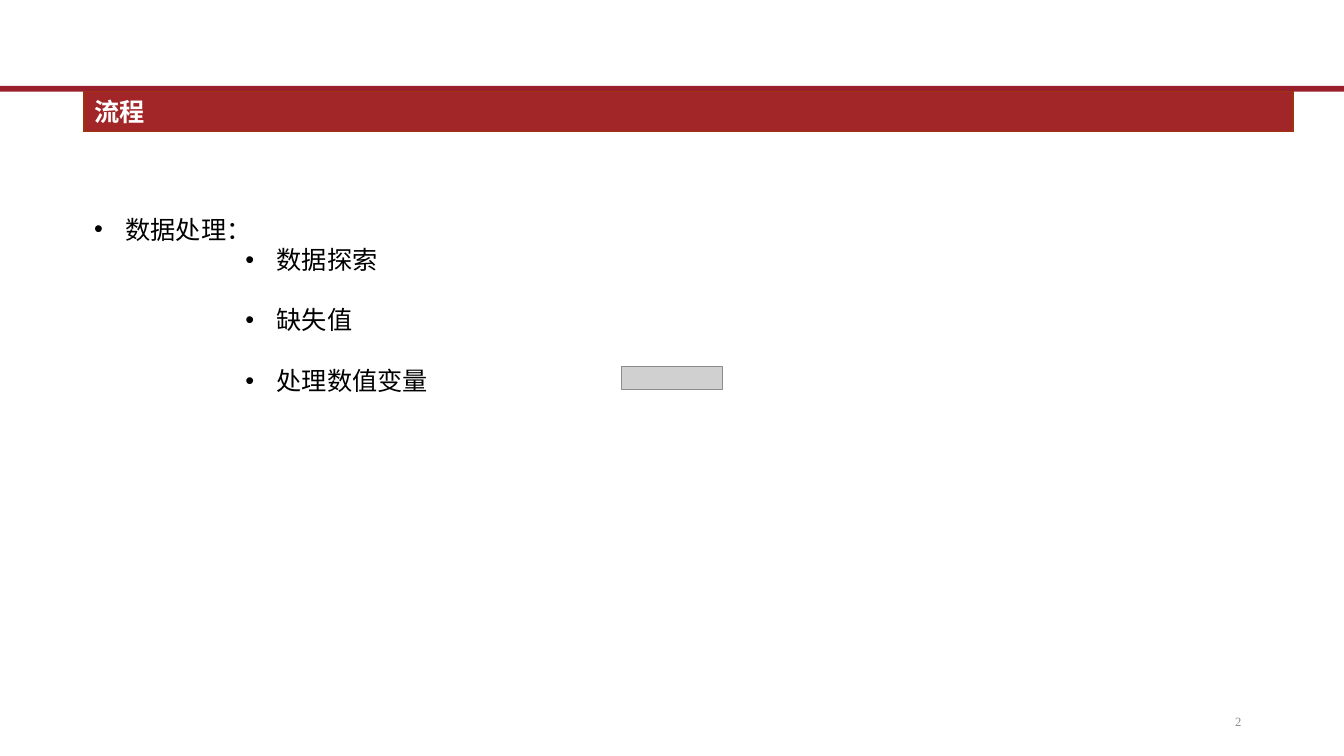
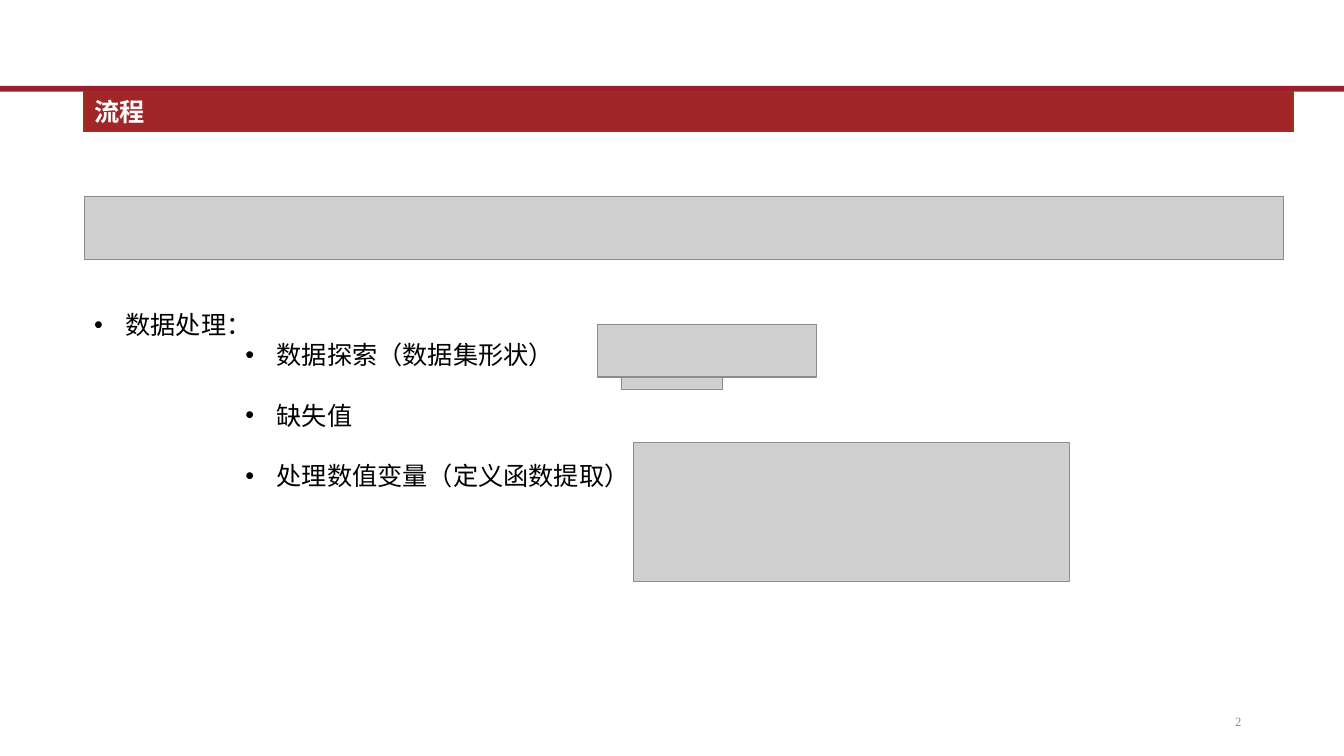
Before and after one commit to Quant-of-Renmin-University/QuantEcon2025_RUC, a slide deck: slide 2 of Homework/math/2022202625/陈尚祺+2022202625+final.pptx. Drawn at 1344x756 pixels with LibreOffice and Linux fonts; fonts in the diff are those of the drawing; grey boxes stand for pictures; background and template pictures are left out. Boxes give left, top, right and bottom in pixels: in the first picture for what was removed or moved away, otherwise in the second. Text is boxed around its words. In the diff, an @@ line names an element or a change of style, - is before the commit and + after.

```diff
--- a/Homework/math/2022202625/陈尚祺+2022202625+final.pptx
+++ b/Homework/math/2022202625/陈尚祺+2022202625+final.pptx
@@ picture added at [84, 197, 1284, 260] @@
@@ text "数据处理：": place and size @@
-text "数据处理：" at [126, 217, 428, 392]
+text "数据处理：" at [126, 312, 630, 488]
@@ picture added at [598, 325, 817, 377] @@
@@ text at [277, 342, 554, 367]: text changed @@
-      • 数据探索
+      • 数据探索（数据集形状）
@@ picture added at [633, 443, 1070, 582] @@
@@ text at [277, 463, 630, 488]: text changed @@
-      • 处理数值变量
+      • 处理数值变量（定义函数提取）
```
Also in this commit, not shown: 3 other slides changed.
